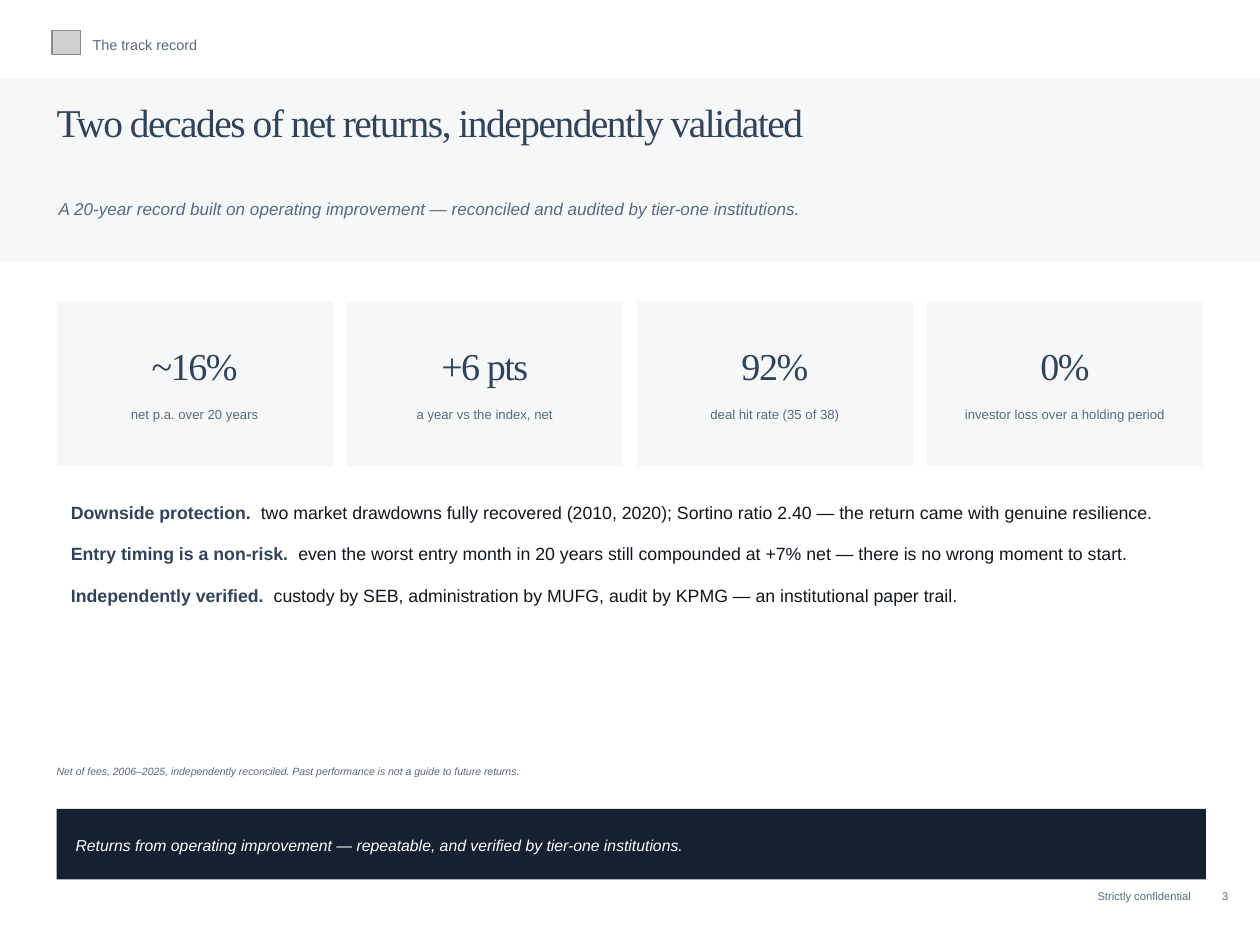
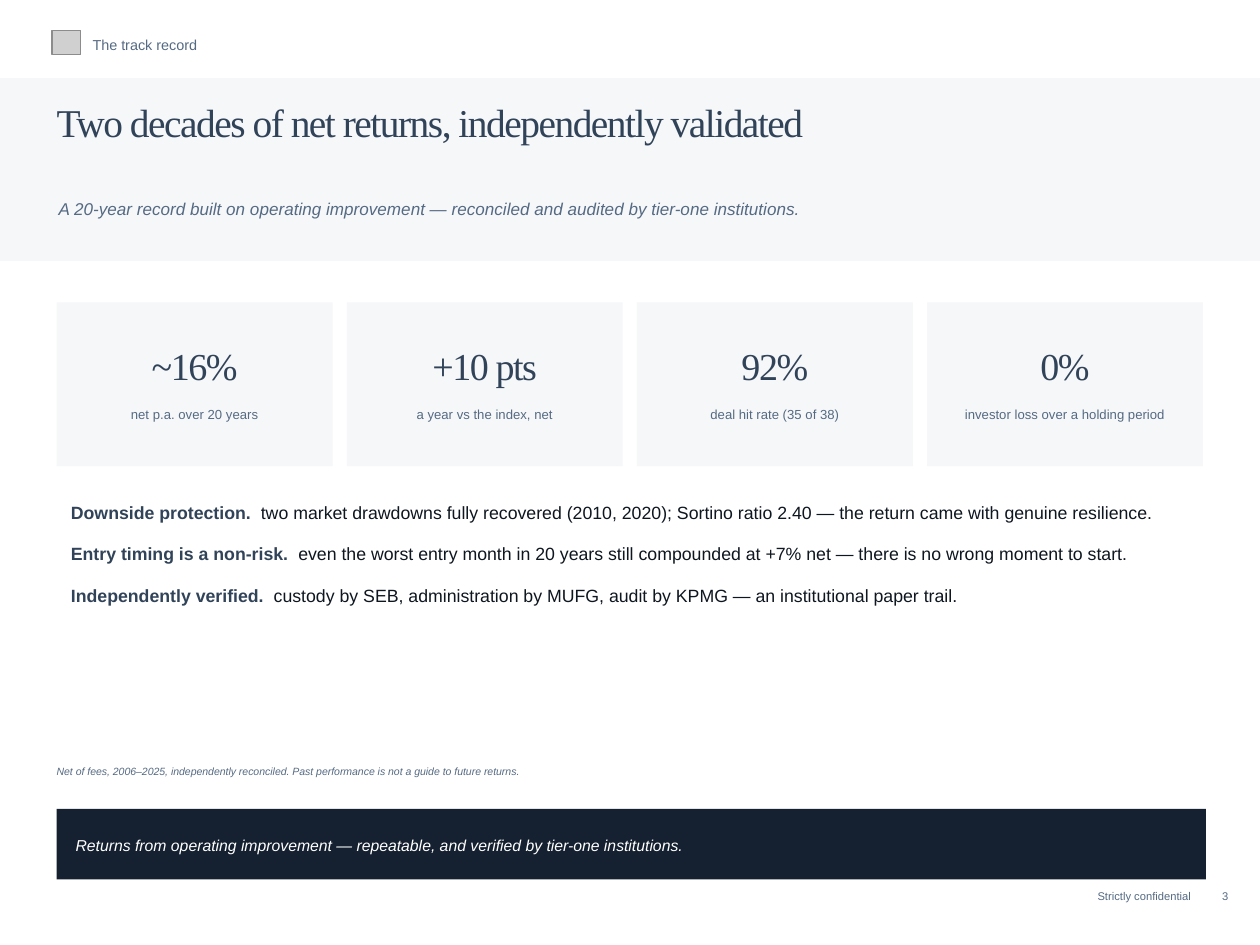
Before and after one commit to charette-lab/Claude, a slide deck: slide 4 of Athanase_Investment_Trust_Pitch.pptx. Drawn at 1260x945 pixels with LibreOffice and Linux fonts; fonts in the diff are those of the drawing; grey boxes stand for pictures. Boxes give left, top, right and bottom in pixels: in the first picture for what was removed or moved away, otherwise in the second. Text is boxed around its words. In the diff, an @@ line names an element or a change of style, - is before the commit and + after.

```diff
--- a/Athanase_Investment_Trust_Pitch.pptx
+++ b/Athanase_Investment_Trust_Pitch.pptx
@@ text at [432,354,537,387]: text changed @@
-+6 pts
++10 pts
```
Also in this commit, not shown: 1 other file.
